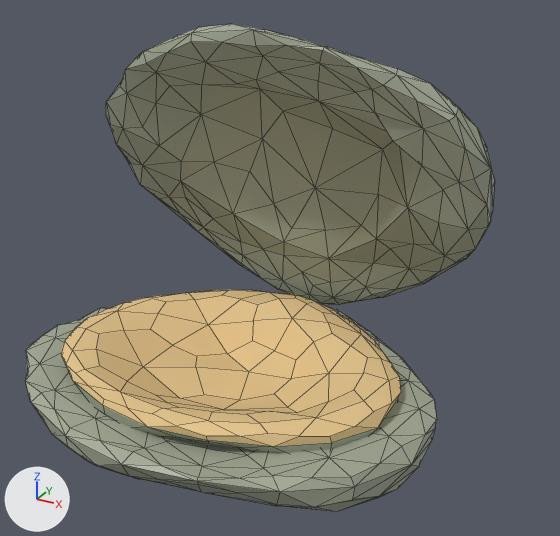
The FBX model Assets/Art/Meshes/Props/Clams.fbx: old version first, new version second.
One viewpoint serves both versions: a 50 mm camera at (3.59, -5.9, 4.14) aimed at (-0.11, 0.83, 0.77). Lighting does not change. The marker at lower left points along +X, +Y and +Z. Mesh edges are drawn as thin lines. Where no turn or scale is listed for an object, it has been applied to the vertices.

The scene before the commit, as lines of its bpy script (objects in view):
```python
me_아이코스피어_003 = bpy.data.meshes.new('아이코스피어.003')
me_아이코스피어_003.from_pydata(...)  # 726 vertices, 1200 faces; spans x -2.08..2.15, y -3.35..0.75, z -1.1..3.14
# faces by material slot: [120, 1080]
me_아이코스피어_003.materials.append(mat_매테리얼)  # beige #e7c78e
me_아이코스피어_003.materials.append(mat_매테리얼_001)  # its picture is missing
ob_아이코스피어_003 = bpy.data.objects.new('아이코스피어.003', me_아이코스피어_003)
ob_아이코스피어_003.location = (-0.07, 1.33, 0.2)
```
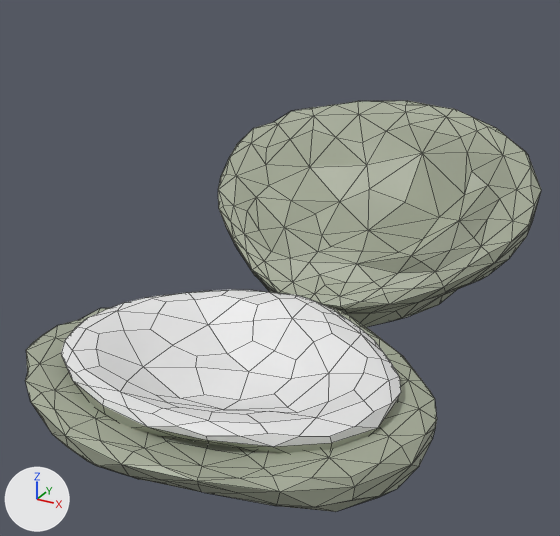
Where the newer file only moved an object's origin or applied its transform, the numbers keep the older frame.

What differs and where, as boxes (x1, y1, x2, y2) in the pictures (560 x 536 px; the box of a moved part takes in the faces that stretch with it):
```json
{"object": "아이코스피어.003", "change": "reshaped, shading changed, recoloured", "before": [25, 24, 495, 512], "after": [25, 101, 541, 512], "on screen": "beige to white, 10% wider, 16% shorter"}
{"part": 1, "of": "me_아이코스피어_003", "change": "moved or reshaped", "before": [106, 24, 495, 305], "after": [218, 101, 541, 327]}
{"part": 2, "of": "me_아이코스피어_003", "change": "moved or reshaped", "before": [321, 303, 434, 399], "after": [323, 304, 434, 398]}
{"part": 3, "of": "me_아이코스피어_003", "change": "shading changed", "before": [25, 308, 437, 512], "after": [25, 308, 437, 512]}
{"part": 4, "of": "me_아이코스피어_003", "change": "recoloured", "before": [61, 290, 401, 447], "after": [61, 290, 401, 447], "on screen": "beige to white"}
```

Edits to the scene script, one JSON object a line:
```json
{"op": "add", "block": "mat_매테리얼_006", "code": ["mat_매테리얼_006 = principled_material('매테리얼.006')", "mat_매테리얼_006.base_color = (0.8, 0.8, 0.8)  # white #e7e7e7"]}
{"block": "me_아이코스피어_003", "where": "# used by ob_아이코스피어_003; location = (-0.07, 1.33, 0.2)"}
{"op": "remove", "block": "me_아이코스피어_003", "code": "me_아이코스피어_003.from_pydata(...)  # 726 vertices, 1200 faces; spans x -2.08..2.15, y -3.35..0.75, z -1.1..3.14"}
{"op": "add", "block": "me_아이코스피어_003", "code": "me_아이코스피어_003.from_pydata(...)  # 726 vertices, 1200 faces; spans x -2.08..2.15, y -3.35..2.9, z -1.01..1.79"}
{"block": "me_아이코스피어_003", "change": "me_아이코스피어_003 part 1: the loose piece of 242 vertices spanning x -2.05..2.15, y -1.24..0.75, z -0.01..3.14 is turned -79.2 degrees about the x axis through the mesh origin"}
{"block": "me_아이코스피어_003", "change": "me_아이코스피어_003 part 2: 73 of 726 vertices moved; they spanned x -1.36..1.97, y -2.14..0.06, z -1.1..0.02 and now span x -1.36..1.97, y -2.13..0.03, z -1.01..0.03; mean shift (0.0, -0.01, 0.04); largest move (-0.09, 0.06, -0.57) -> (-0.09, -0.03, -0.51)"}
{"block": "me_아이코스피어_003", "change": "me_아이코스피어_003 part 3: edges marked sharp go from 1819 to 1798"}
{"block": "me_아이코스피어_003", "change": "me_아이코스피어_003 part 4: all 120 faces that had it switch from mat_매테리얼 (beige #e7c78e) to mat_매테리얼_006 (white #e7e7e7)"}
```
